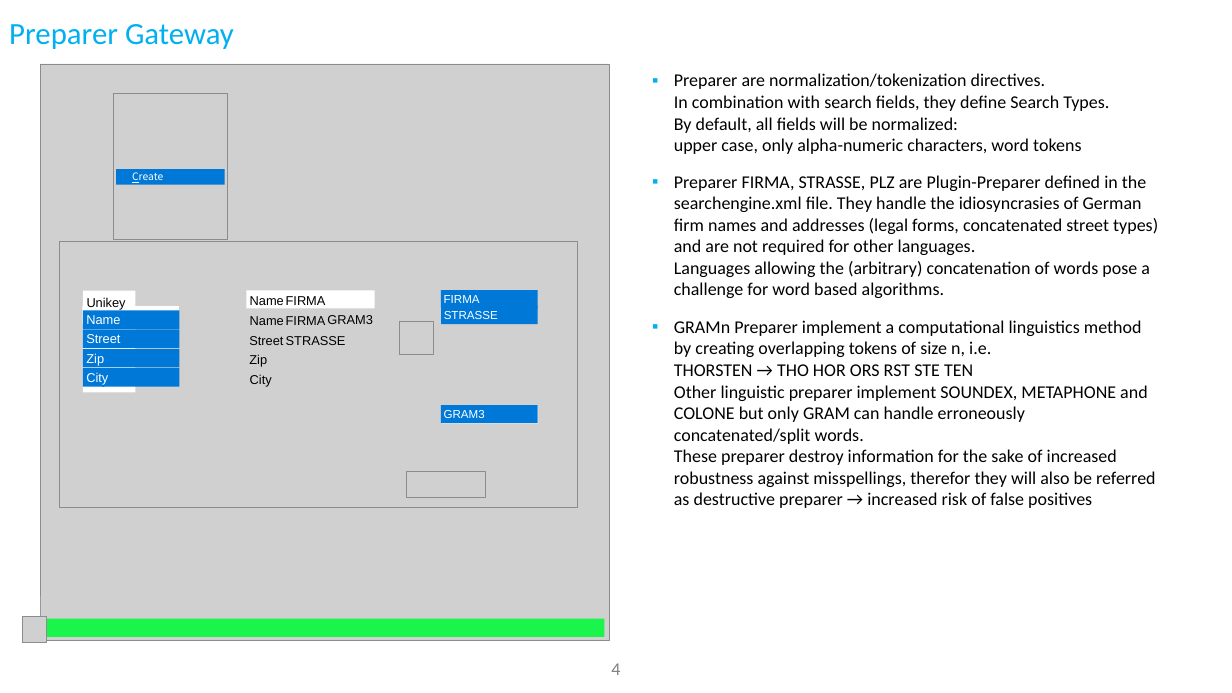
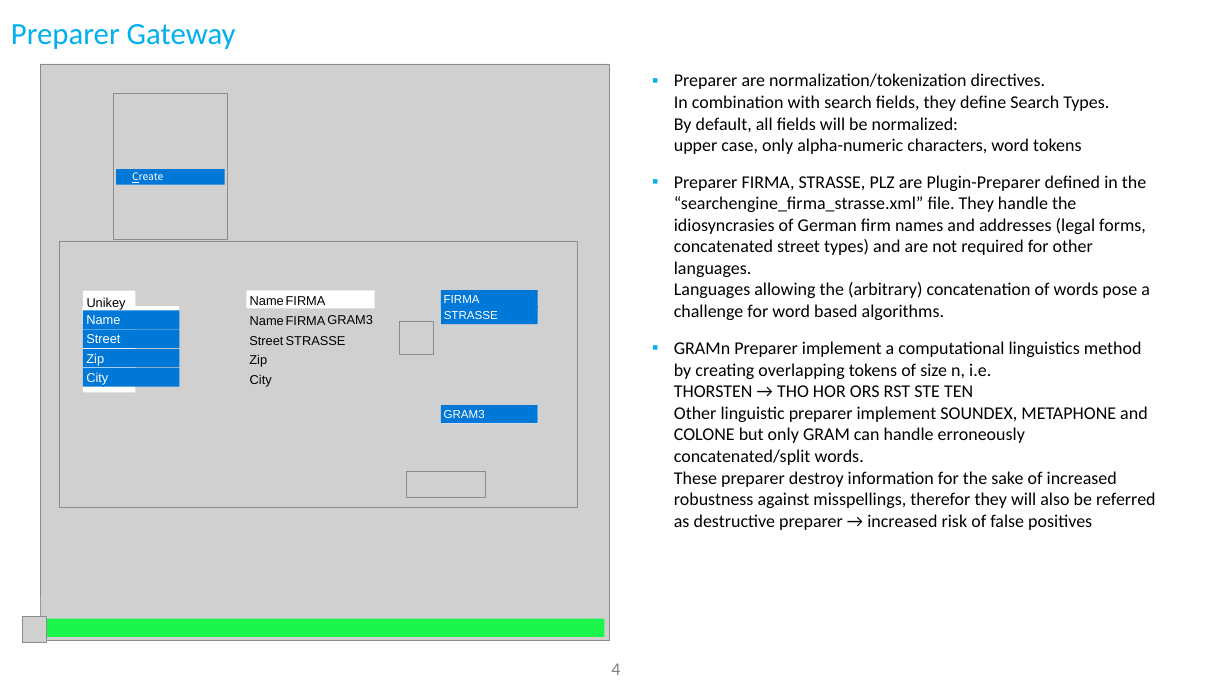
Before and after one commit to ThorstenDoherr/searchengine, a slide deck: slide 4 of doc/SearchEngine_Slides.pptx. Drawn at 1232x693 pixels with LibreOffice and Linux fonts; fonts in the diff are those of the drawing; grey boxes stand for pictures; background and template pictures are left out. Boxes give left, top, right and bottom in pixels: in the first picture for what was removed or moved away, otherwise in the second. Text is boxed around its words. In the diff, an @@ line names an element or a change of style, - is before the commit and + after.

```diff
--- a/doc/SearchEngine_Slides.pptx
+++ b/doc/SearchEngine_Slides.pptx
@@ text at (674,175,1150,320): text changed @@
-▪ Preparer FIRMA, STRASSE, PLZ are Plugin-Preparer defined in the searchengine.xml file. They handle the idiosyncrasies of German firm names and addresses (legal forms, concatenated street types) and are not required for other languages.
-  Languages allowing the (arbitrary) concatenation of words pose a challenge for word based algorithms.
+▪ Preparer FIRMA, STRASSE, PLZ are Plugin-Preparer defined in the “searchengine_firma_strasse.xml” file. They handle the idiosyncrasies of German firm names and addresses (legal forms, concatenated street types) and are not required for other languages.
+  Languages allowing the (arbitrary) concatenation of words pose a challenge for word based algorithms.
@@ text "GRAMn Preparer implement a computational ...": place and size @@
-text "GRAMn Preparer implement a computational ..." at (674,320,1156,508)
+text "GRAMn Preparer implement a computational ..." at (674,341,1156,530)
```
Also in this commit, not shown: 6 other slides changed, 1 slide added, 1 other file.
